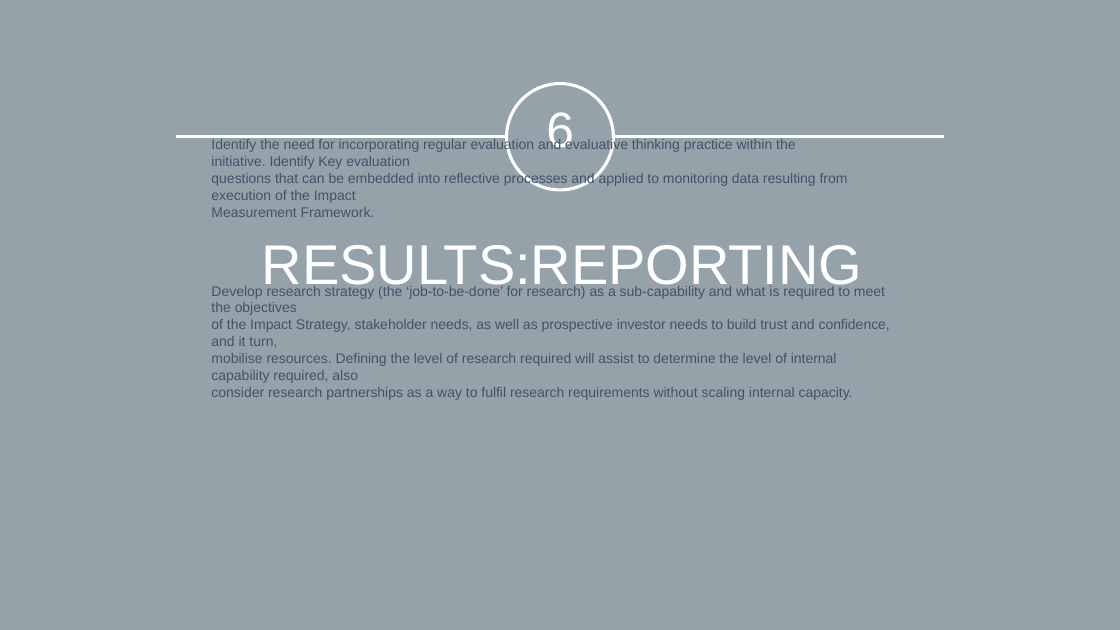
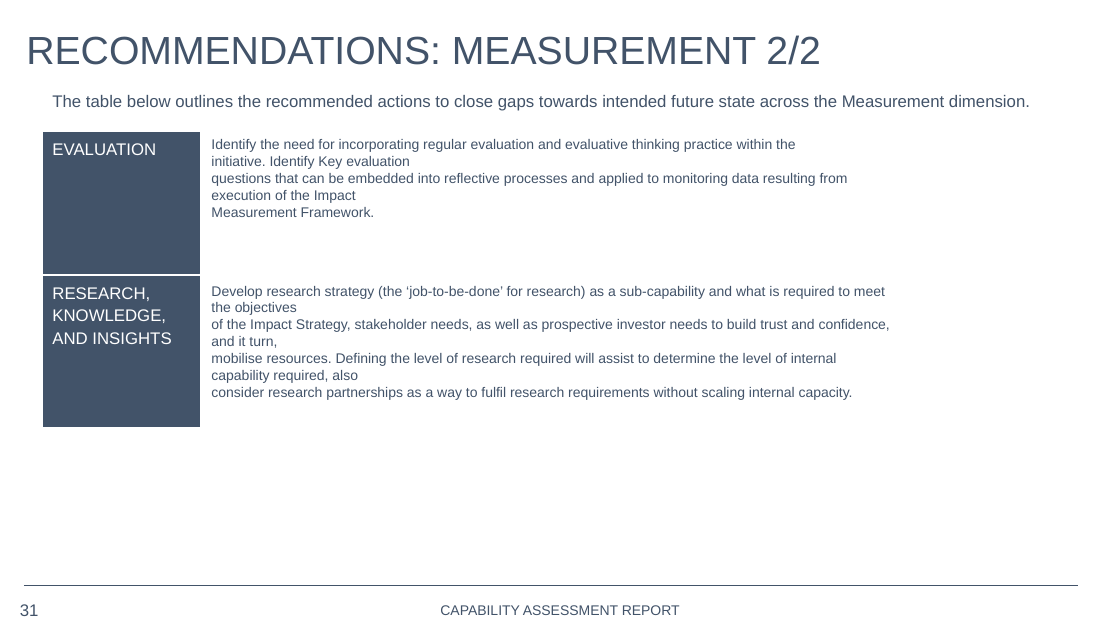
Before and after one commit to opus-meum/power-automate, a slide deck: slide 31 of Capability Assessment Report.pptx (slide 32 before the commit). Drawn at 1120x630 pixels with LibreOffice and Linux fonts; fonts in the diff are those of the drawing; background and template pictures are left out. Boxes give left, top, right and bottom in pixels: in the first picture for what was removed or moved away, otherwise in the second. Text is boxed around its words. In the diff, an @@ line names an element or a change of style, - is before the commit and + after.

```diff
--- a/Capability Assessment Report.pptx
+++ b/Capability Assessment Report.pptx
@@ background #95A2AA to #FFFFFF @@
@@ title added at (x1=26, y1=35, x2=820, y2=65), 28 pt, text #425369 @@
+RECOMMENDATIONS: MEASUREMENT 2/2
@@ ellipse removed at (x1=507, y1=84, x2=614, y2=190) @@
@@ text added at (x1=52, y1=95, x2=1030, y2=111), 12 pt, text #425369 @@
+The table below outlines the recommended actions to close gaps towards intended future state across the Measurement dimension.
@@ text removed at (x1=546, y1=112, x2=574, y2=149) @@
-6
@@ table added at (x1=42, y1=132, x2=1086, y2=437), 2 rows, 2 columns @@
+EVALUATION | 
+RESEARCH, KNOWLEDGE, AND INSIGHTS | 
@@ line removed from (176, 137) to (945, 137) @@
@@ title removed at (x1=262, y1=245, x2=863, y2=294) @@
-RESULTS:REPORTING
@@ line added from (24, 586) to (1078, 586), #425369 0.75 pt @@
@@ page number added at (x1=20, y1=604, x2=39, y2=616), 12 pt, text #425369 @@
+31
@@ text added at (x1=440, y1=605, x2=680, y2=615), 10 pt, text #425369 @@
+CAPABILITY ASSESSMENT REPORT
```
Also in this commit, not shown: 10 other slides changed, 1 slide added, 1 slide removed, 1 other file.
